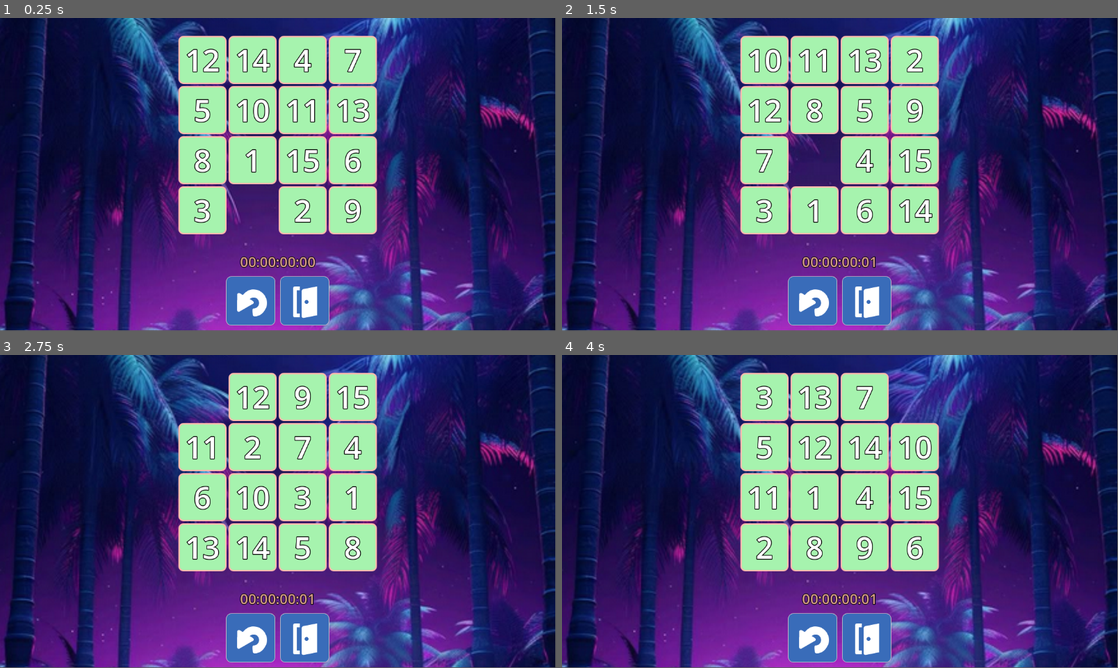
Above: before the commit, frames 1-4 (two rows, left to right).
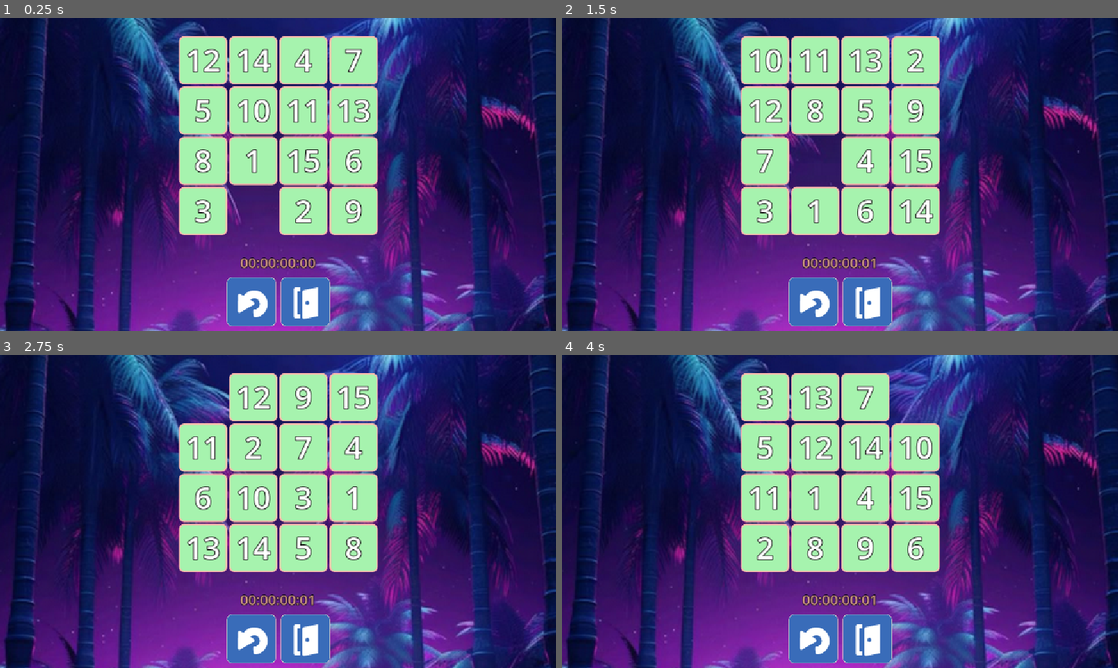
Above: after the commit, the same moments.

Repository: igrovoyclub/fifteen
Game: Godot game, scene res://main.tscn
Same seed, same stepped clock (60 frames per second), same inputs: the game is played once before the commit and once after it.
Inputs (mouse positions are in pixels of both pictures, inside the frame that each line leads up to):
- Up to frame 1 (0.25 s): no input
- Up to frame 2 (1.5 s): tap Enter at 0.5 s; click (812, 299) at 1.25 s
- Up to frame 3 (2.75 s): tap Space at 2 s
- Up to frame 4 (4 s): tap Enter at 2.75 s; tap Space at 3.5 s
In our replay, the window is 799x449 before the commit and 800x450 after it. These sizes can differ from the game's own. Grey fills any space a smaller window leaves; there, only what the larger window draws over its background counts as a difference.

The runs differ from the first frame. In frame 1, 7.6% of the frame differs, in the area x 0-100%, y 0-100%; in frame 2, 7.5%; in frame 3, 7.6%; in frame 4, 7.6%.

Commit message:
Для окна приложения установлен режим растягивания по ширине экрана.

Diff:
--- a/main.gd
+++ b/main.gd
@@ -3,6 +3,8 @@
 class_name Main
 
 func _on_exit_pressed() -> void:
+	Globals.player_state.save_cell_values($MarginContainer/VBoxContainer/"15")
+	Globals.save_player_state()
 	get_tree().quit()
 
 func _on__send_end() -> void:
--- a/project.godot
+++ b/project.godot
@@ -13,12 +13,17 @@
 config/name="15"
 run/main_scene="uid://c3d4s8lb808dc"
 config/features=PackedStringArray("4.4", "GL Compatibility")
-config/icon="res://icon.svg"
+boot_splash/image="uid://bism6fc77ig7a"
 
 [autoload]
 
 Globals="*res://Globals.gd"
 
+[display]
+
+window/stretch/mode="canvas_items"
+window/stretch/aspect="keep_width"
+
 [rendering]
 
 renderer/rendering_method="gl_compatibility"
Not shown, changed: export_presets.cfg
Not shown: 1 places in main.tscn that only renumber resources
